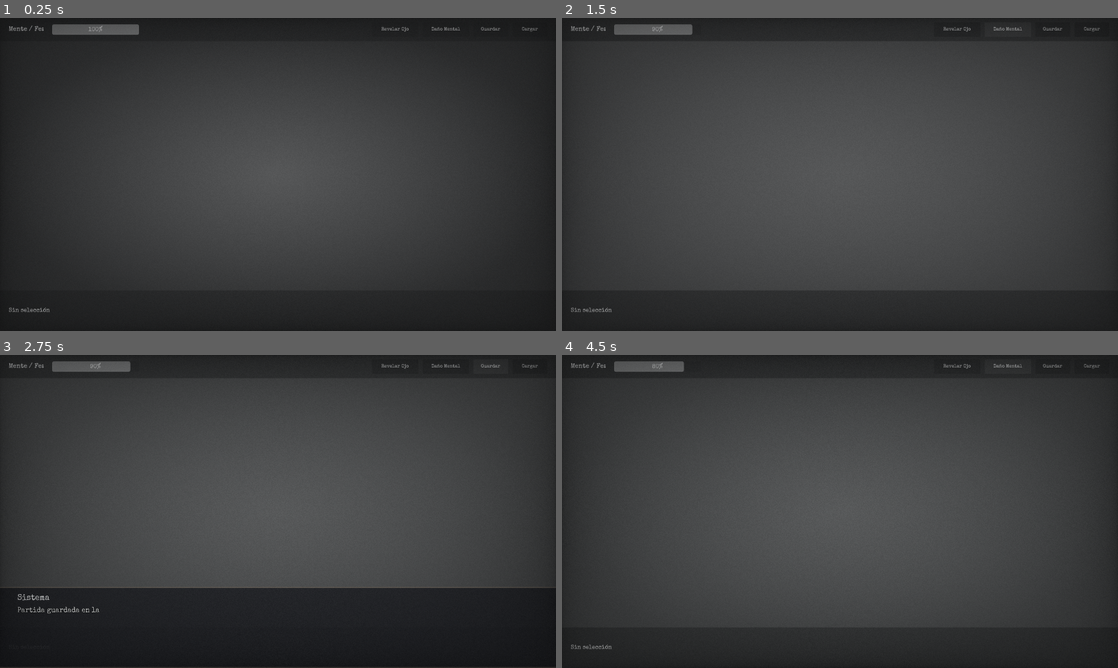
Above: before the commit, frames 1-4 (two rows, left to right).
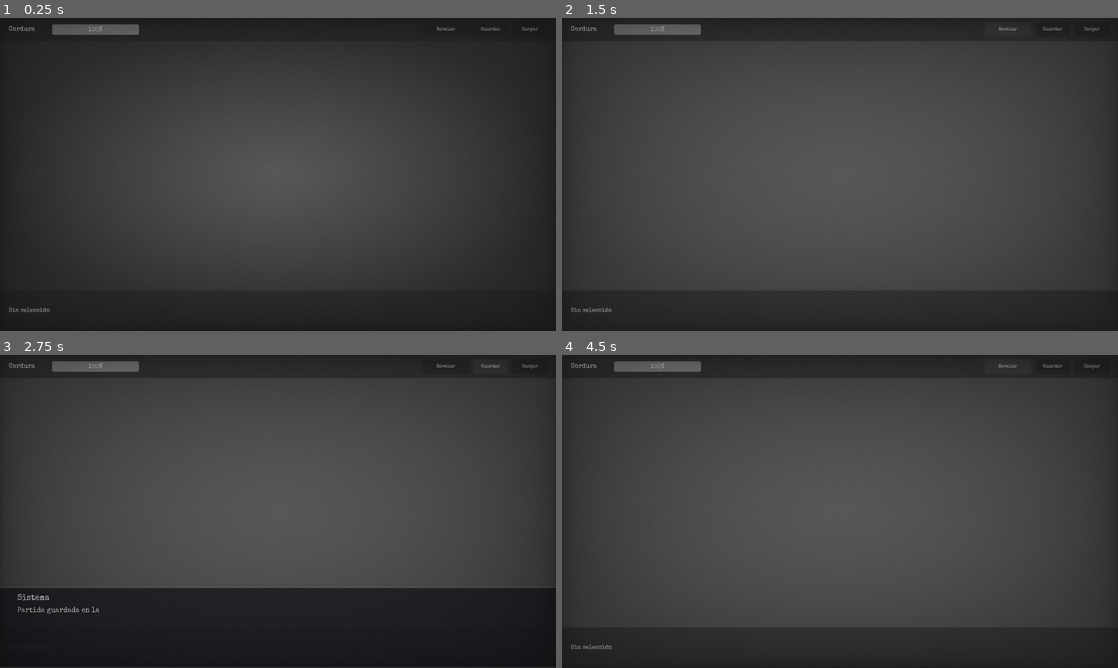
Above: after the commit, the same moments.

Repository: gabsvm/HorrorPlay
Game: Godot game, scene res://src/common/ui/ui_hud.tscn
Two runs of this game, one before a commit and one after it. Both use one fixed random seed, a clock stepped at 60 frames per second and the inputs below. This scene is started directly instead of the project's main scene.
Inputs (mouse positions are in pixels of both pictures, inside the frame that each line leads up to):
- Up to frame 1 (0.25 s): no input
- Up to frame 2 (1.5 s): click "Revelar Ojo" (after the commit: "Revelar") at 0.5 s; click (1006, 30) at 1.25 s, where only the run before the commit has a clickable "Daño Mental"
- Up to frame 3 (2.75 s): click "Guardar" at 2 s
- Up to frame 4 (4.5 s): click "Cargar" at 2.75 s; click "Revelar Ojo" (after the commit: "Revelar") at 3.5 s; click (1006, 367) at 4.25 s, where only the run before the commit has a clickable "Daño Mental"

The runs differ from the first frame. In frame 1, 0.1% of the frame differs, in the area x 1-83%, y 2-5%; in frame 2, 0.2%; in frame 3, 0.2%; in frame 4, 0.2%, in the area x 1-83%, y 2-6%.

Commit message:
polish: remove prototype sanity debug control

Diff:
--- a/src/common/ui/ui_hud.tscn
+++ b/src/common/ui/ui_hud.tscn
@@ -47,7 +47,7 @@
 offset_right = 200.0
 offset_bottom = 60.0
 theme_override_font_sizes/font_size = 22
-text = "Mente / Fe:"
+text = "Cordura"
 vertical_alignment = 1
 
 [node name="SanityBar" type="ProgressBar" parent="TopBar"]
@@ -65,7 +65,7 @@
 anchor_left = 1.0
 anchor_right = 1.0
 anchor_bottom = 1.0
-offset_left = -820.0
+offset_left = -620.0
 offset_top = 15.0
 offset_right = -30.0
 offset_bottom = -15.0
@@ -77,12 +77,7 @@
 [node name="RevealButton" type="Button" parent="TopBar/ButtonContainer"]
 custom_minimum_size = Vector2(160, 0)
 layout_mode = 2
-text = "Revelar Ojo"
-
-[node name="DrainButton" type="Button" parent="TopBar/ButtonContainer"]
-custom_minimum_size = Vector2(160, 0)
-layout_mode = 2
-text = "Daño Mental"
+text = "Revelar"
 
 [node name="SaveButton" type="Button" parent="TopBar/ButtonContainer"]
 custom_minimum_size = Vector2(120, 0)
@@ -108,7 +103,7 @@
 theme_override_colors/font_outline_color = Color(0, 0, 0, 1)
 theme_override_constants/outline_size = 6
 theme_override_font_sizes/font_size = 28
-text = "Examinar Escritorio"
+text = ""
 horizontal_alignment = 1
 vertical_alignment = 1
 
@@ -151,6 +146,5 @@
 theme_override_constants/separation = 20
 
 [connection signal="pressed" from="TopBar/ButtonContainer/RevealButton" to="." method="_on_reveal_pressed"]
-[connection signal="pressed" from="TopBar/ButtonContainer/DrainButton" to="." method="_on_drain_sanity_pressed"]
 [connection signal="pressed" from="TopBar/ButtonContainer/SaveButton" to="." method="_on_save_pressed"]
 [connection signal="pressed" from="TopBar/ButtonContainer/LoadButton" to="." method="_on_load_pressed"]
